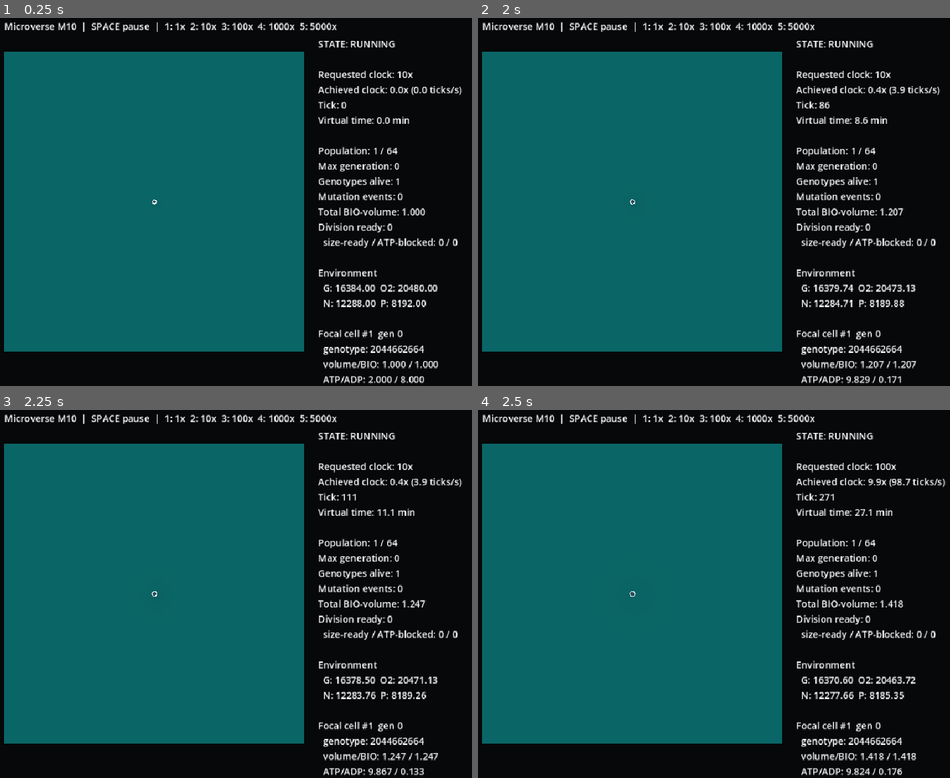
Above: before the commit, frames 1-4 (two rows, left to right).
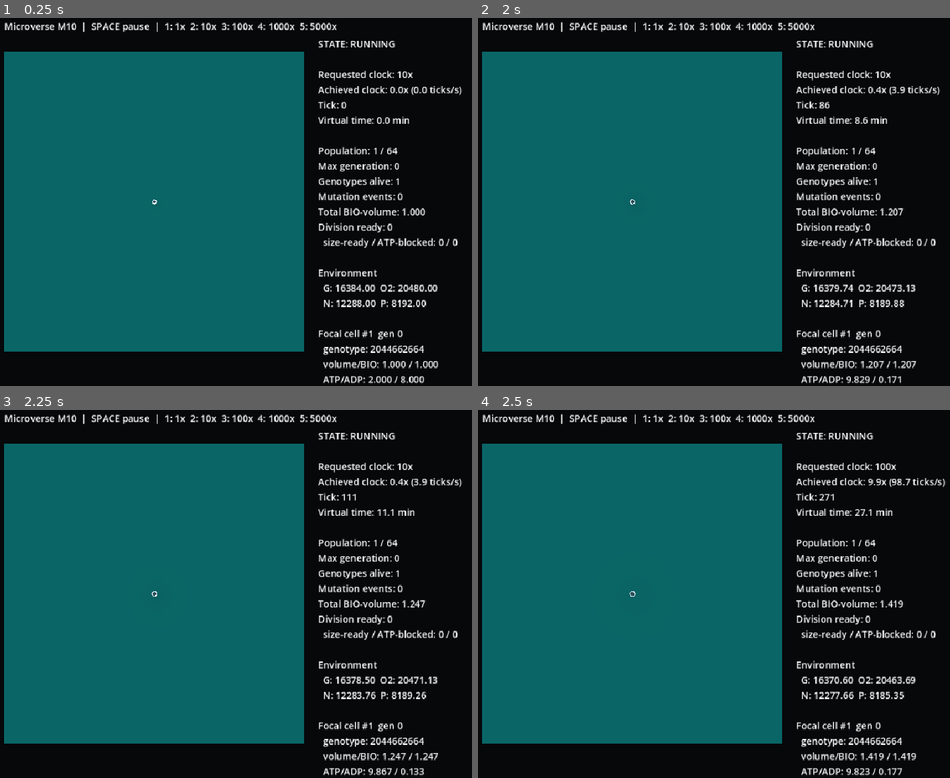
Above: after the commit, the same moments.

Repository: Feynman26/Microverse
Game: Godot game, scene res://src/ui/main.tscn
The game is run twice, just before and just after one commit, with the same random seed, the same clock (stepped at 60 frames per second) and the same inputs.
Inputs:
- Up to frame 1 (0.25 s): no input
- Up to frame 2 (2 s): tap Enter at 0.5 s; tap 1 at 0.6 s; tap Space at 0.77, 1.52 s; tap 2 at 1.35 s
- Up to frame 3 (2.25 s): tap 3 at 2.1 s
- Up to frame 4 (2.5 s): no input

Frames 1-3 are identical in both runs. In frame 4, 0.1% of the frame differs, in the area x 81-93%, y 51-100%.

Commit message:
feat: charge DNA copying for cis-regulatory architecture

Diff:
--- a/src/genetics/dna_replication.gd
+++ b/src/genetics/dna_replication.gd
@@ -21,33 +21,36 @@
 	if float(cell.volume) < float(config.genome_replication_initiation_volume):
 		return _summary(cell, 0.0, 0.0, 0.0, 0.0, false, config)
 
-	var gene_count: float = float(maxi(1, cell.genome.gene_count()))
-	var remaining_gene_equivalents: float = maxf(0.0, gene_count - float(cell.replication_gene_equivalents_copied))
-	if remaining_gene_equivalents <= 1e-12:
-		cell.replication_gene_equivalents_copied = gene_count
+	# Replication units include coding loci plus explicit cis-regulatory DNA.
+	# Historical field names retain "gene_equivalents" for snapshot compatibility,
+	# but their value is now the physically broader DNA-copying unit count.
+	var replication_units: float = maxf(1e-12, float(cell.genome.replication_unit_count()))
+	var remaining_units: float = maxf(0.0, replication_units - float(cell.replication_gene_equivalents_copied))
+	if remaining_units <= 1e-12:
+		cell.replication_gene_equivalents_copied = replication_units
 		cell.replication_progress = 1.0
 		return _summary(cell, 0.0, 0.0, 0.0, 0.0, true, config)
 
 	var repair: float = repair_activity(cell.expression_state, float(cell.volume), config)
-	var requested_gene_equivalents: float = minf(
-		remaining_gene_equivalents,
+	var requested_units: float = minf(
+		remaining_units,
 		float(config.genome_replication_gene_copy_rate_per_min) * dt
 	)
-	var atp_cost_per_gene: float = (
+	var atp_cost_per_unit: float = (
 		float(config.genome_replication_atp_cost_per_gene)
 		+ repair * float(config.dna_repair_atp_cost_per_gene_activity)
 	)
-	var nuc_cost_per_gene: float = float(config.genome_replication_nuc_cost_per_gene)
-	var requested_atp: float = requested_gene_equivalents * atp_cost_per_gene
-	var requested_nuc: float = requested_gene_equivalents * nuc_cost_per_gene
+	var nuc_cost_per_unit: float = float(config.genome_replication_nuc_cost_per_gene)
+	var requested_atp: float = requested_units * atp_cost_per_unit
+	var requested_nuc: float = requested_units * nuc_cost_per_unit
 	var available_atp: float = maxf(0.0, cell.pool("ATP"))
 	var available_nuc: float = maxf(0.0, cell.pool("NUC"))
 	var atp_scale: float = 1.0 if requested_atp <= available_atp or requested_atp <= 0.0 else available_atp / requested_atp
 	var nuc_scale: float = 1.0 if requested_nuc <= available_nuc or requested_nuc <= 0.0 else available_nuc / requested_nuc
 	var resource_scale: float = minf(atp_scale, nuc_scale)
-	var copied: float = requested_gene_equivalents * resource_scale
-	var atp_spent: float = copied * atp_cost_per_gene
-	var nuc_spent: float = copied * nuc_cost_per_gene
+	var copied: float = requested_units * resource_scale
+	var atp_spent: float = copied * atp_cost_per_unit
+	var nuc_spent: float = copied * nuc_cost_per_unit
 
 	var actual_atp: float = MetabolicSolverScript.spend_atp(cell.metabolites, atp_spent)
 	assert(absf(actual_atp - atp_spent) <= 1e-9, "Replication ATP pre-scaling failed")
@@ -56,9 +59,9 @@
 	cell.replication_atp_spent += atp_spent
 	cell.replication_nuc_spent += nuc_spent
 	cell.replication_repair_activity_integral += copied * repair
-	cell.replication_progress = clampf(cell.replication_gene_equivalents_copied / gene_count, 0.0, 1.0)
-	if gene_count - cell.replication_gene_equivalents_copied <= 1e-10:
-		cell.replication_gene_equivalents_copied = gene_count
+	cell.replication_progress = clampf(cell.replication_gene_equivalents_copied / replication_units, 0.0, 1.0)
+	if replication_units - cell.replication_gene_equivalents_copied <= 1e-10:
+		cell.replication_gene_equivalents_copied = replication_units
 		cell.replication_progress = 1.0
 
 	return _summary(cell, copied, atp_spent, nuc_spent, repair, replication_complete(cell), config)
@@ -103,6 +106,7 @@
 		"mean_repair_activity": mean_repair,
 		"point_error_rate_per_gene": point_probability,
 		"structural_error_rate_per_genome": structural_probability,
+		"replication_units": float(cell.genome.replication_unit_count()),
 		"replication_gene_equivalents": float(cell.replication_gene_equivalents_copied),
 		"replication_atp_spent": float(cell.replication_atp_spent),
 		"replication_nuc_spent": float(cell.replication_nuc_spent)
@@ -126,12 +130,12 @@
 	return distance
 
 static func _summary(cell, copied: float, atp_spent: float, nuc_spent: float, repair: float, complete: bool, config) -> Dictionary:
-	var gene_count: int = maxi(1, cell.genome.gene_count())
 	return {
 		"enabled": bool(config.evolvable_replication_enabled),
 		"started": float(cell.volume) >= float(config.genome_replication_initiation_volume),
 		"complete": complete,
-		"gene_count": gene_count,
+		"gene_count": maxi(1, cell.genome.gene_count()),
+		"replication_units": float(cell.genome.replication_unit_count()),
 		"progress": float(cell.replication_progress),
 		"gene_equivalents_copied": float(cell.replication_gene_equivalents_copied),
 		"copied_this_tick": copied,
